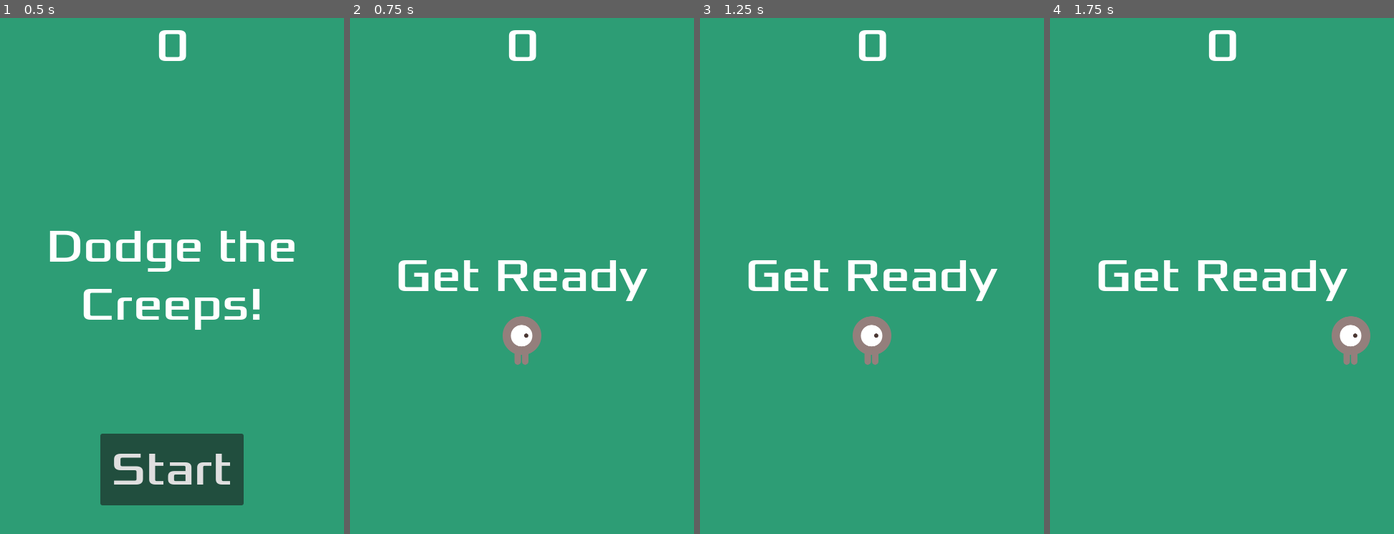
Above: before the commit, frames 1-4 (left to right).
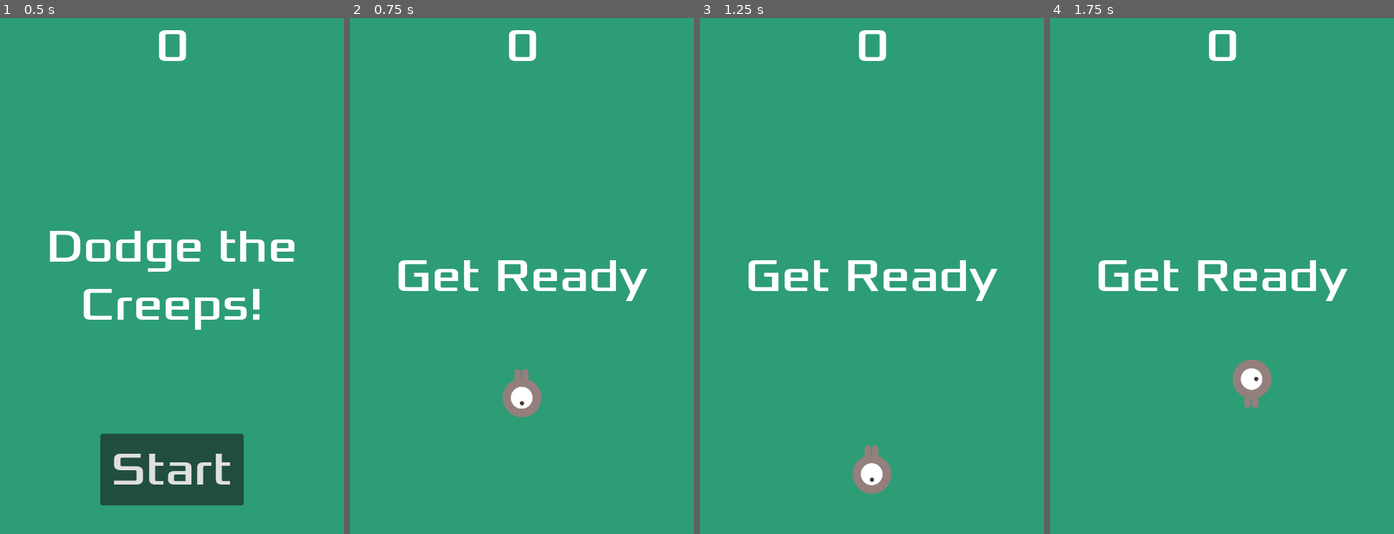
Above: after the commit, the same moments.

Repository: SriramAnanth2912/Godot_Learning
Game: Godot game, scene res://main.tscn
The game is run twice, just before and just after one commit, with the same random seed, the same clock (stepped at 60 frames per second) and the same inputs.
Inputs (mouse positions are in pixels of both pictures, inside the frame that each line leads up to):
- Up to frame 1 (0.5 s): no input
- Up to frame 2 (0.75 s): click "Start" at 0.5 s
- Up to frame 3 (1.25 s): no input
- Up to frame 4 (1.75 s): move the mouse to (1297, 250) at 1.27 s; hold D (move_right) from 1.28 s (still down); click (1297, 250) at 1.42 s

Frame 1 is identical in both runs. In frame 2, 1.5% of the frame differs, in the area x 44-56%, y 57-78%; in frame 3, 1.5%; in frame 4, 1.5%.
Error after the commit: Invalid access to property or key 'released' on a base object of type 'InputEventScreenTouch'. (res://player.gd:16)

Commit message:
added touch screen capability for mobile users

Diff:
--- a/my-first-2d-game-dodge-the-creeps/player.gd
+++ b/my-first-2d-game-dodge-the-creeps/player.gd
@@ -5,7 +5,18 @@
 var screen_size: Vector2 ## Size of the game window.
 var player_size: Vector2 ## player size
 # Called when the node enters the scene tree for the first time.
+var touch_is_down = false ## to check whether is touching the screen
+var touch_target ## new position for the player to go to
 
+func _input(event):
+	if event is InputEventScreenTouch: ## for touch screen users
+		if event.pressed:
+			touch_is_down = true
+			touch_target = event.position
+		elif event.released:
+			touch_is_down = false
+	elif event is InputEventScreenDrag:
+		touch_target = event.position
 
 func _ready() -> void:
 	screen_size = get_viewport_rect().size
@@ -15,6 +26,10 @@
 # Called every frame. 'delta' is the elapsed time since the previous frame.
 func _process(delta):
 	var velocity = Vector2.ZERO # The player's movement vector.
+	if touch_is_down and position.distance_to(touch_target) > 5:
+		## for touch screen users
+		velocity = (touch_target - position)
+
 	if Input.is_action_pressed("move_right"):
 		velocity.x += 1
 	if Input.is_action_pressed("move_left"):
